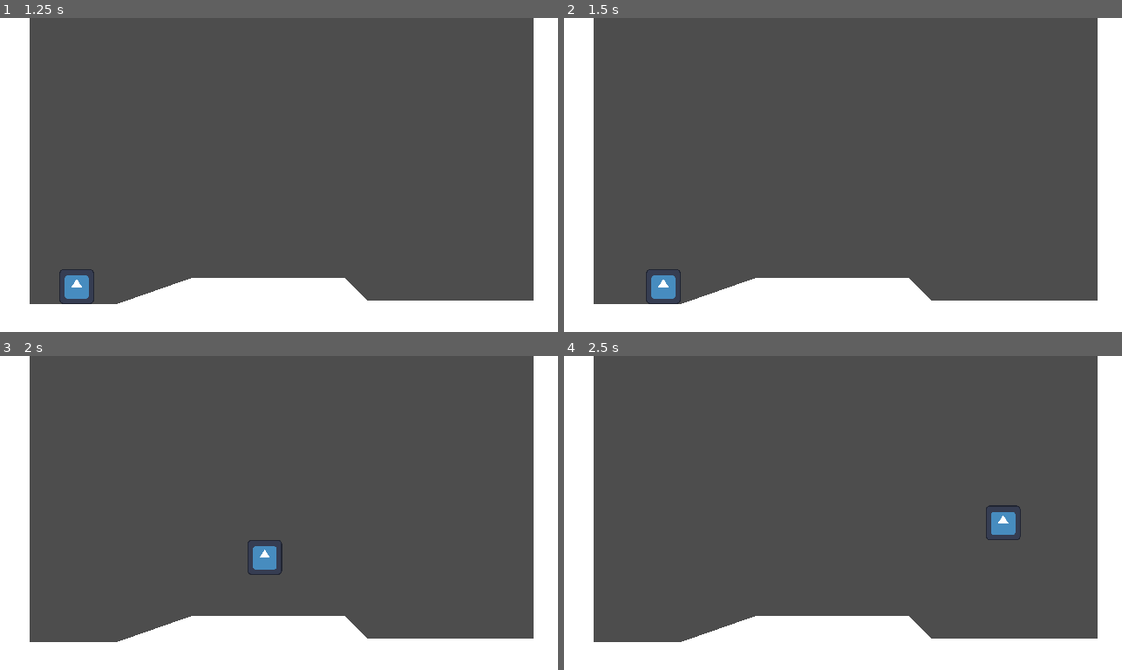
Above: before the commit, frames 1-4 (two rows, left to right).
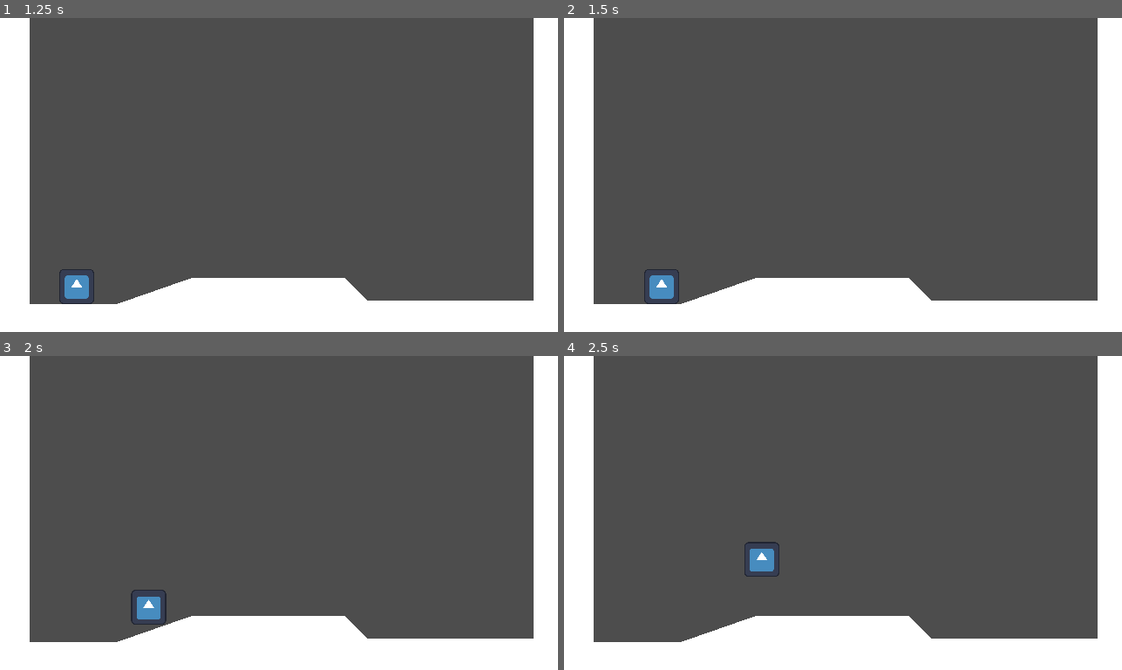
Above: after the commit, the same moments.

Repository: simonoNilssono/godot-project-thor
Game: Godot game, scene res://Scenes/main.tscn
The game is run twice, just before and just after one commit, with the same random seed, the same clock (stepped at 60 frames per second) and the same inputs. The engine's default icon, where the game draws it, is replaced by a stand-in: a white triangle on a blue panel in a dark square.
Inputs:
- Up to frame 1 (1.25 s): click "Play Game" at 0.5 s
- Up to frame 2 (1.5 s): tap Enter at 1.25 s; hold D (Right) from 1.28 s (still down)
- Up to frame 3 (2 s): keep holding D (Right); tap W (Up) at 1.52 s
- Up to frame 4 (2.5 s): keep holding D (Right); tap W (Up) at 2.27 s

Frame 1 is identical in both runs. In frame 2, 0.1% of the frame differs, in the area x 14-21%, y 80-92%; in frame 3, 0.8%, in the area x 23-51%, y 58-86%; in frame 4, 0.8%.

Commit message:
Adjusted character params

Diff:
--- a/Scripts/menu.gd
+++ b/Scripts/menu.gd
@@ -3,7 +3,7 @@
 
 # Called when the node enters the scene tree for the first time.
 func _ready() -> void:
-	Input.mouse_mode = Input.MOUSE_MODE_CONFINED
+	#Input.mouse_mode = Input.MOUSE_MODE_CONFINED
 	#makes menu controllable by arrow key. mouse is usable as default.
 	$VBoxContainer/PlayBtn.grab_focus()
 
--- a/Scripts/player.gd
+++ b/Scripts/player.gd
@@ -1,9 +1,9 @@
 extends CharacterBody2D
 
-const ACCELERATION = 600
-const FRICTION = 800
-const SPEED = 200.0
-const JUMP_VELOCITY = -300.0
+const ACCELERATION = 30000
+const FRICTION = 30000
+const SPEED = 60
+const JUMP_VELOCITY = -200.0
 
 
 func _physics_process(delta: float) -> void:
